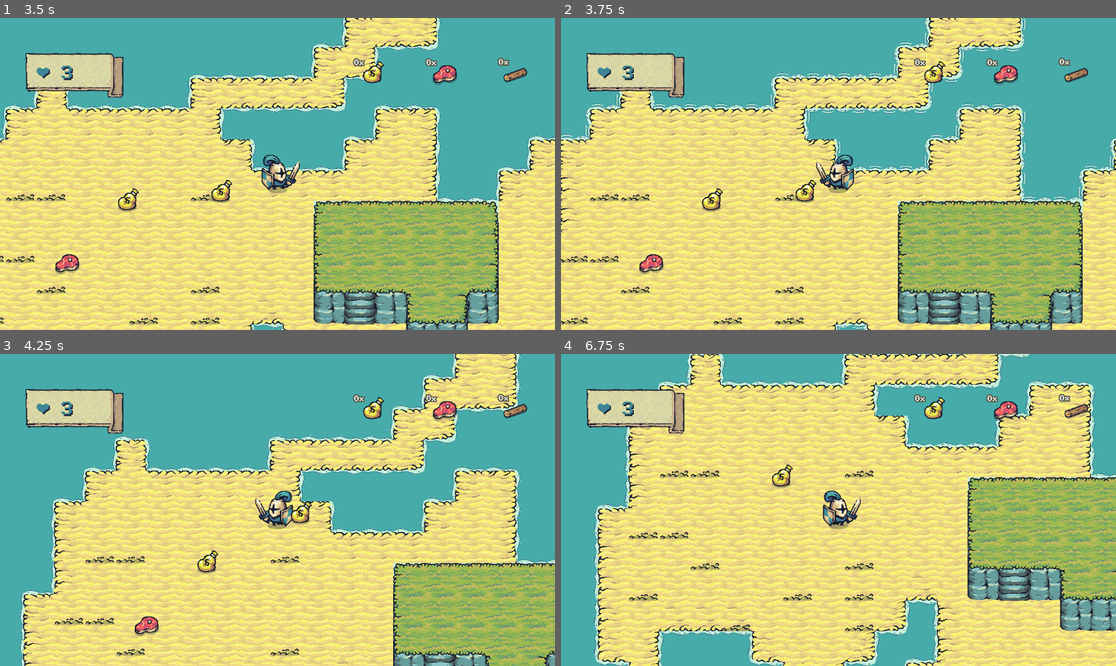
Above: before the commit, frames 1-4 (two rows, left to right).
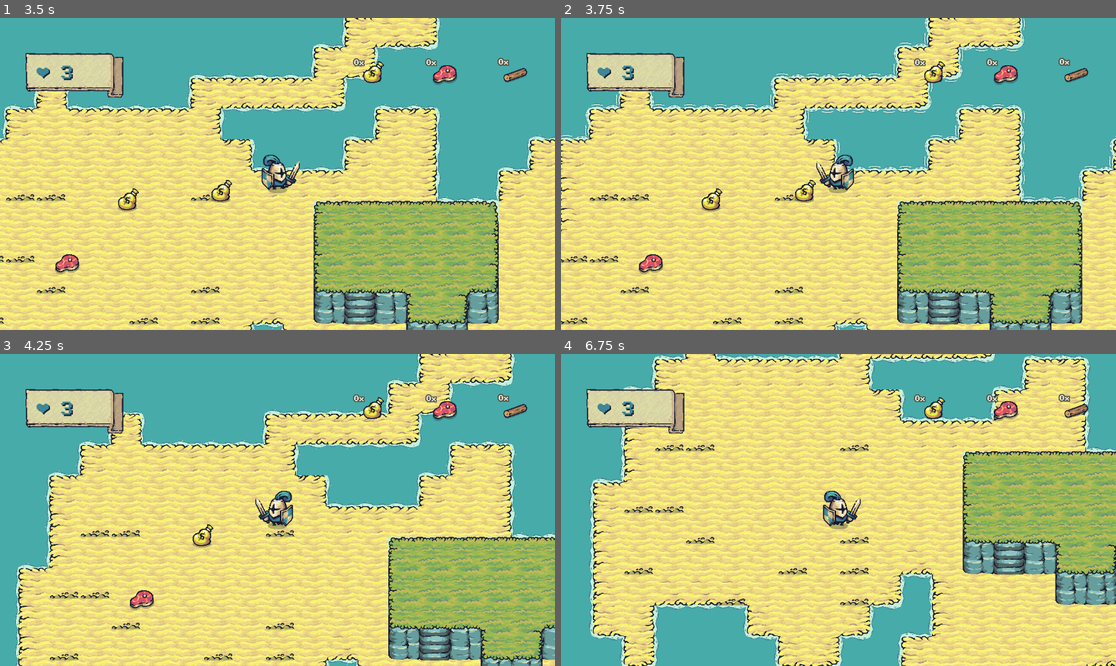
Above: after the commit, the same moments.

Repository: fenath/tower-guard
Game: Godot game, scene res://scenes/main.tscn
Same seed, same stepped clock (60 frames per second), same inputs: the game is played once before the commit and once after it.
Inputs:
- Up to frame 1 (3.5 s): hold Right (ui_right) 0.53-1.28 s; hold Down (ui_down) 1.28-2.03 s; hold Right (ui_right) 2.03-2.78 s; hold Up (ui_up) from 2.78 s (still down)
- Up to frame 2 (3.75 s): release Up (ui_up) at 3.53 s; hold Left (ui_left) from 3.53 s (still down)
- Up to frame 3 (4.25 s): keep holding Left (ui_left)
- Up to frame 4 (6.75 s): release Left (ui_left) at 5.03 s; hold Down (ui_down) 5.03-5.78 s; hold Right (ui_right) 5.78-6.53 s; hold Up (ui_up) from 6.53 s (still down)

Frame 1 is identical in both runs. In frame 2, 5.0% of the frame differs, in the area x 0-100%, y 0-100%; in frame 3, 40%; in frame 4, 45%, in the area x 5-100%, y 0-100%.

Commit message:
fix: use velocity
godot recomenda o uso de velocity + move_and_slide() para mover um corpo
físico, estava usando position pois era o que eu tinha conseguido fazer,
mas aprendi a usar este.

Diff:
--- a/scripts/character_body_2d.gd
+++ b/scripts/character_body_2d.gd
@@ -21,7 +21,6 @@
 		magnet_action.position = Vector2.ZERO
 
 func _physics_process(delta: float) -> void:
-	# Once again, we call `Input.get_action_strength()` to support analog movement.
 	var x : int = 0
 	var y : int = 0
 
@@ -47,5 +46,5 @@
 
 	var target_velocity = direction * SPEED
 	_velocity += (target_velocity - _velocity) * friction
-	self.position += delta * _velocity
+	velocity = _velocity
 	move_and_slide()
